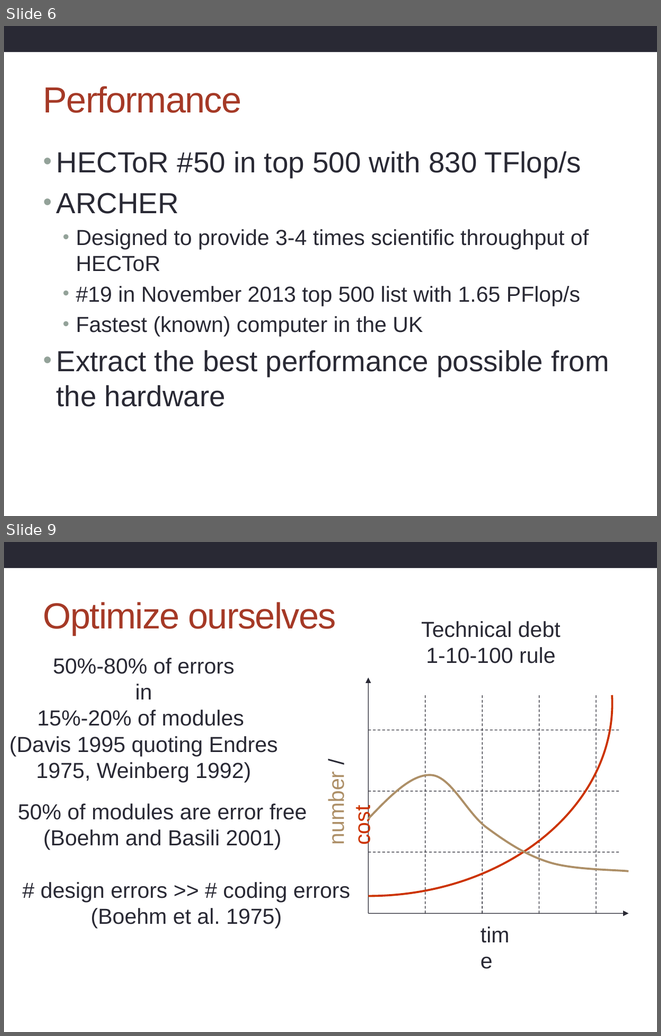
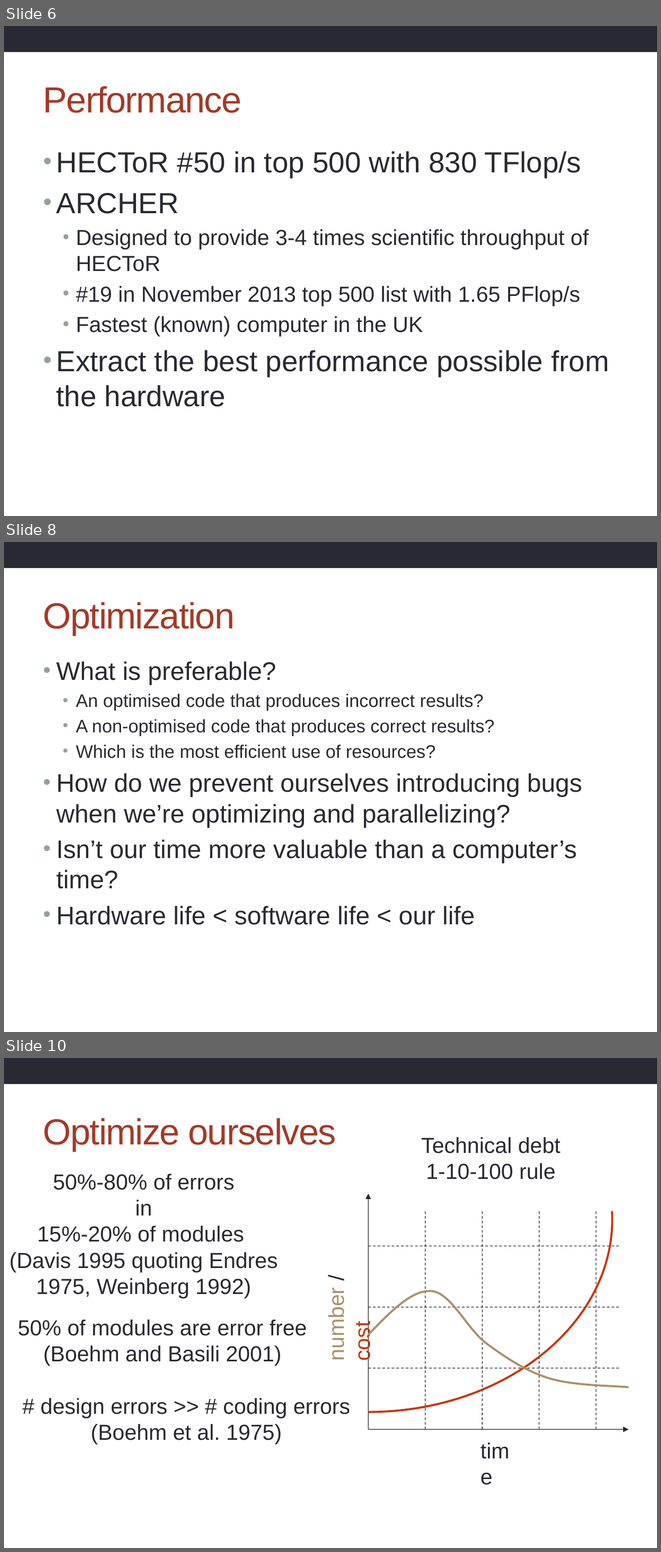
Before and after one commit to supa-uk/2014-12-11-ugsupa, a slide deck: archer/Introduction.pptx. Shown one above the other, each under a label of ours: slides 6 and 9 before the commit, slides 6, 8 and 10 after it; the slides between them are not shown. The pictures are 661x1036 and 661x1552 pixels, drawn with LibreOffice and Linux fonts; fonts in the diff are those of the drawing; background and template pictures are left out. Boxes give left, top, right and bottom in pixels: in the first picture for what was removed or moved away, otherwise in the second. Text is boxed around its words. In the diff, an @@ line names an element or a change of style, - is before the commit and + after.

Commit message:
Added another slide on optimisation about efficient resource use

```diff
--- a/archer/Introduction.pptx
+++ b/archer/Introduction.pptx
@@ slide 8 added at [4,542,657,1032], background #FFFFFF; not listed: 1 template element that a slide beside it also shows @@
@@ title added at [43,602,235,635], 40 pt, text #A53926 @@
+Optimization
@@ text added at [56,661,582,925], 28 pt, text #292934 @@
+• What is preferable?
+  • An optimised code that produces incorrect results?
+  • A non-optimised code that produces correct results?
+  • Which is the most efficient use of resources?
+• How do we prevent ourselves introducing bugs when we’re optimizing and parallelizing?
+• Isn’t our time more valuable than a computer’s time?
+• Hardware life < software life < our life
@@ what was slide 9 is now slide 10 @@
```
Also in this commit, not shown: 2 slides changed.
